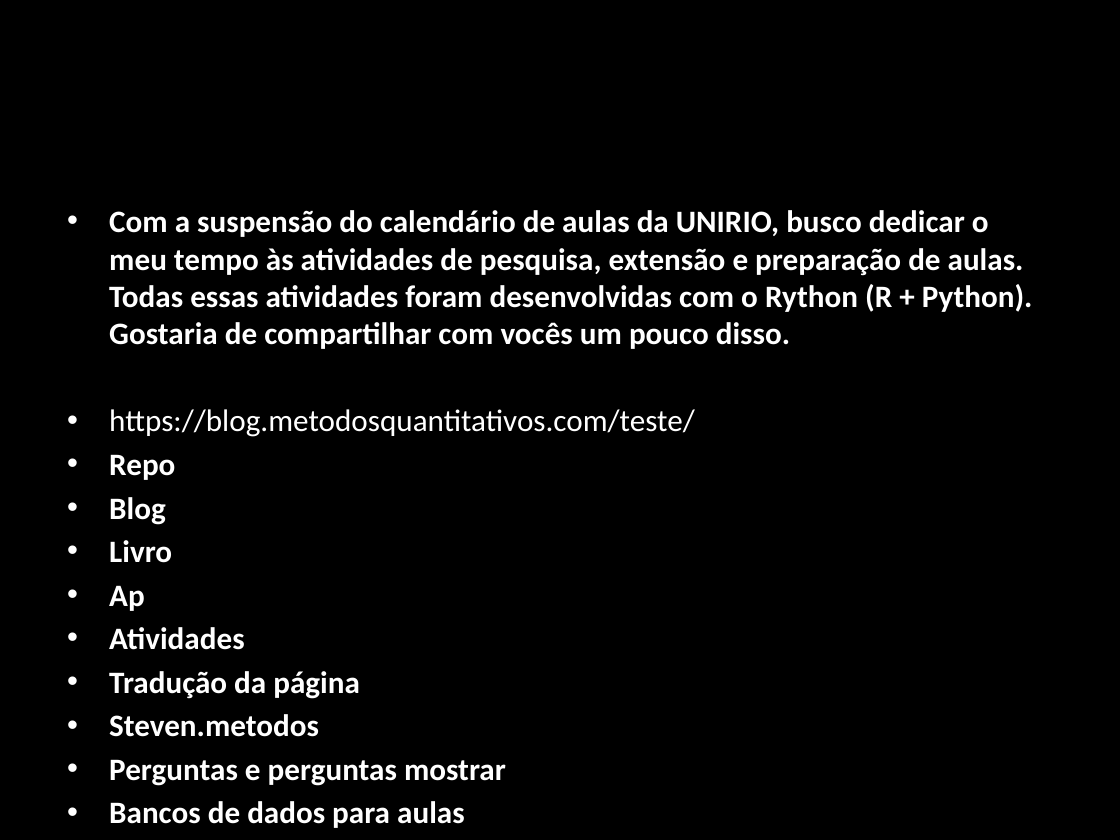
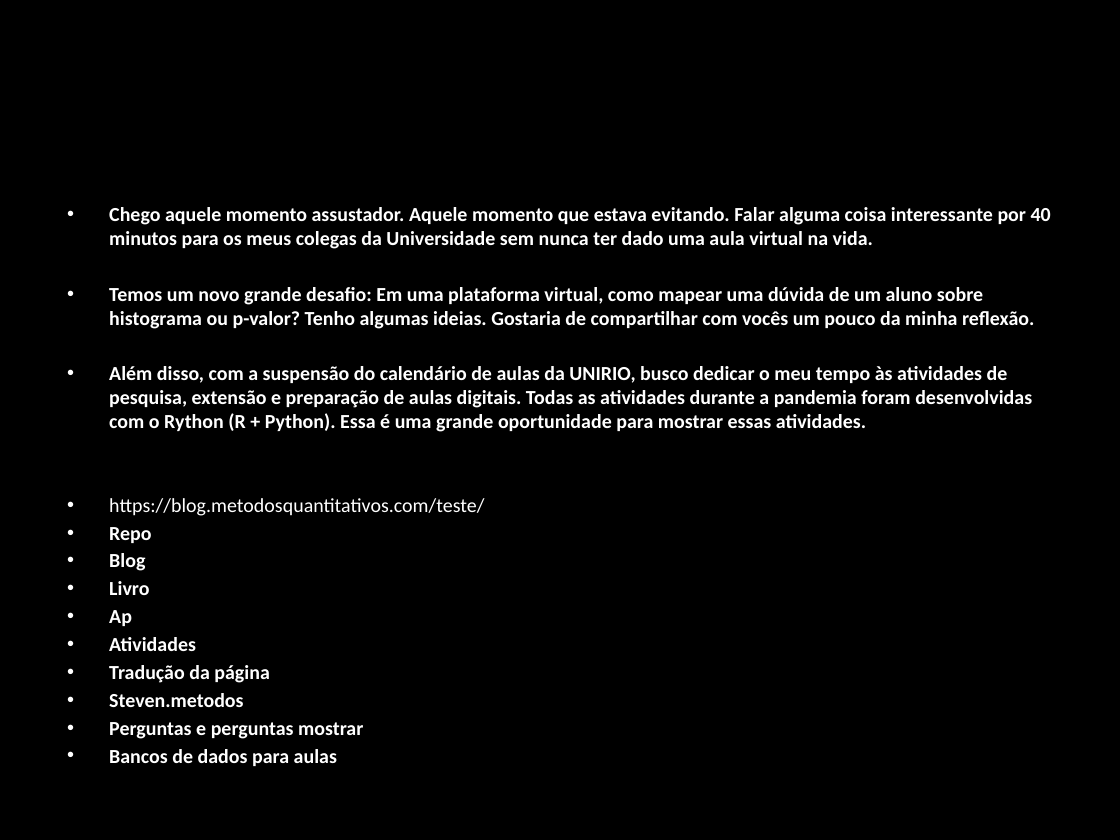
Before and after one commit to DATAUNIRIO/ap, a slide deck: slide 1 of DMQtalks/my_talk.pptx. Drawn at 1120x840 pixels with LibreOffice and Linux fonts; fonts in the diff are those of the drawing. Boxes give left, top, right and bottom in pixels: in the first picture for what was removed or moved away, otherwise in the second. Text is boxed around its words. In the diff, an @@ line names an element or a change of style, - is before the commit and + after.

```diff
--- a/DMQtalks/my_talk.pptx
+++ b/DMQtalks/my_talk.pptx
@@ text at (x1=109, y1=207, x2=1051, y2=432): text changed; size 20 to 12.8 pt @@
-• Com a suspensão do calendário de aulas da UNIRIO, busco dedicar o meu tempo às atividades de pesquisa, extensão e preparação de aulas. Todas essas atividades foram desenvolvidas com o Rython (R + Python). Gostaria de compartilhar com vocês um pouco disso.
+• Chego aquele momento assustador. Aquele momento que estava evitando. Falar alguma coisa interessante por 40 minutos para os meus colegas da Universidade sem nunca ter dado uma aula virtual na vida.
+• Temos um novo grande desafio: Em uma plataforma virtual, como mapear uma dúvida de um aluno sobre histograma ou p-valor? Tenho algumas ideias. Gostaria de compartilhar com vocês um pouco da minha reflexão.
+• Além disso, com a suspensão do calendário de aulas da UNIRIO, busco dedicar o meu tempo às atividades de pesquisa, extensão e preparação de aulas digitais. Todas as atividades durante a pandemia foram desenvolvidas com o Rython (R + Python). Essa é uma grande oportunidade para mostrar essas atividades.
@@ text at (x1=109, y1=498, x2=484, y2=763): size 20 to 12.8 pt in "https://blog.metodosquantitativos.com/teste/", "Repo", "Blog", "Livro" and 6 more places; less space between paragraphs @@
```
Also in this commit, not shown: 1 other slide changed, 2 slides added, 56 other files.
